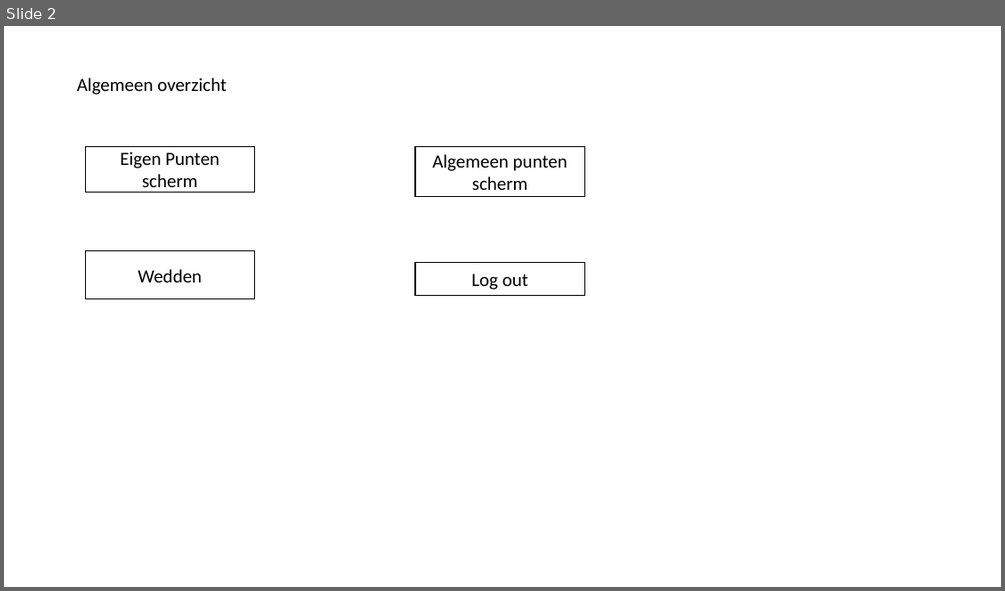
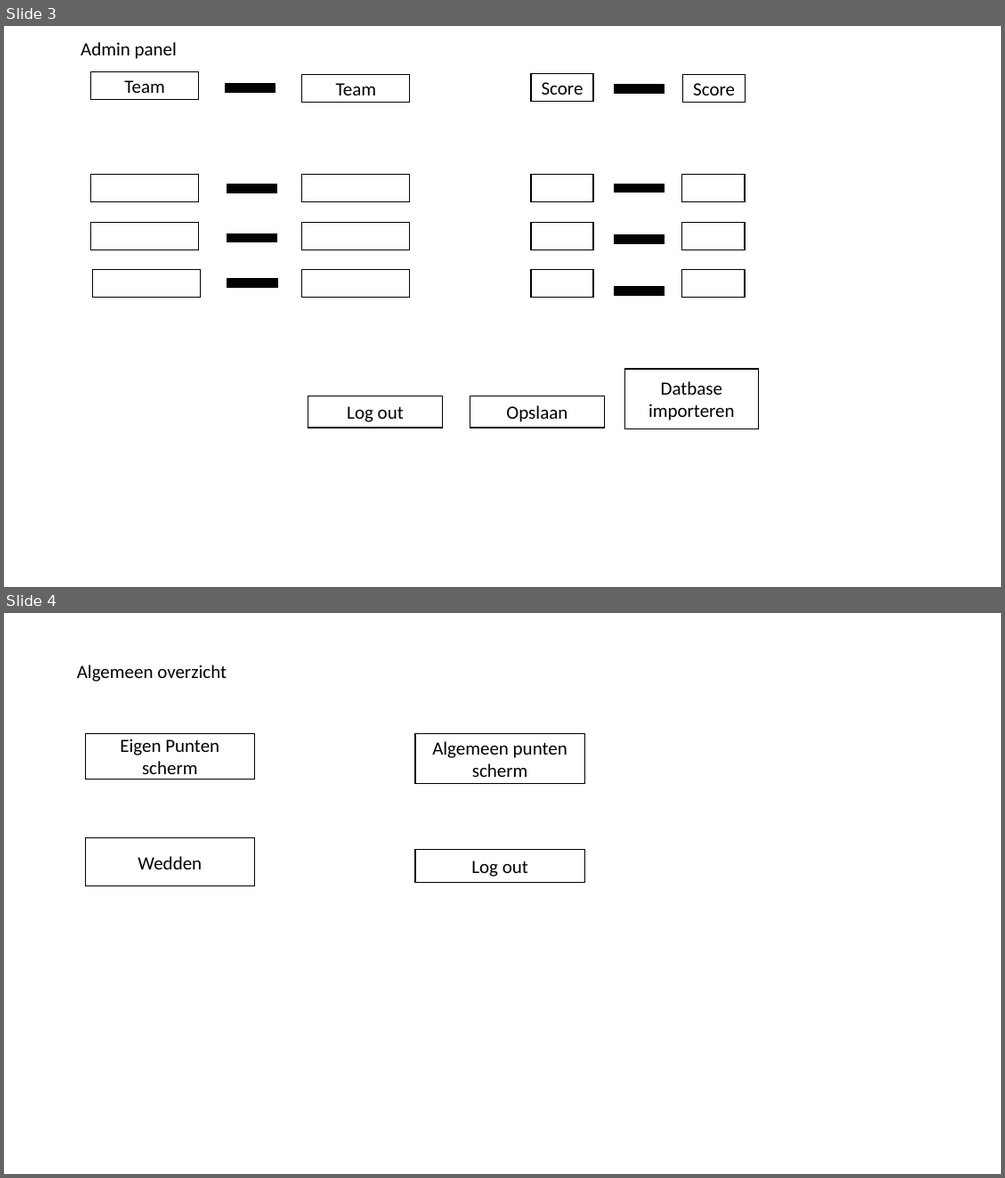
Before and after one commit to Teunimli/Projectzaalvoetbal, a slide deck: Documentatie/Scherm verloop.pptx. Shown one above the other, each under a label of ours: slide 2 before the commit, slides 3 and 4 after it. The pictures are 1005x591 and 1005x1178 pixels, drawn with LibreOffice and Linux fonts; fonts in the diff are those of the drawing. Boxes give left, top, right and bottom in pixels: in the first picture for what was removed or moved away, otherwise in the second. Text is boxed around its words. In the diff, an @@ line names an element or a change of style, - is before the commit and + after.

```diff
--- a/Documentatie/Scherm verloop.pptx
+++ b/Documentatie/Scherm verloop.pptx
@@ slide 3 added at [4, 26, 1001, 587], background #FFFFFF @@
@@ text added at [81, 42, 177, 59], 18 pt, text #000000 @@
+Admin panel
@@ rectangle added at [90, 71, 198, 99], fill #FFFFFF, outline #000000 1 pt, 18 pt, text #000000 @@
+Team
@@ rectangle added at [302, 75, 410, 103], fill #FFFFFF, outline #000000 1 pt, 18 pt, text #000000 @@
+Team
@@ rectangle added at [531, 74, 594, 102], fill #FFFFFF, outline #000000 1 pt, 18 pt, text #000000 @@
+Score
@@ rectangle added at [683, 75, 745, 103], fill #FFFFFF, outline #000000 1 pt, 18 pt, text #000000 @@
+Score
@@ rectangle added at [226, 84, 275, 93], fill #000000, outline #000000 1 pt @@
@@ rectangle added at [615, 85, 664, 94], fill #000000, outline #000000 1 pt @@
@@ rectangle added at [90, 175, 198, 202], fill #FFFFFF, outline #000000 1 pt @@
@@ rectangle added at [226, 184, 277, 192], fill #000000, outline #000000 1 pt @@
@@ rectangle added at [302, 175, 410, 202], fill #FFFFFF, outline #000000 1 pt @@
@@ rectangle added at [531, 175, 594, 202], fill #FFFFFF, outline #000000 1 pt @@
@@ rectangle added at [615, 184, 664, 192], fill #000000, outline #000000 1 pt @@
@@ rectangle added at [682, 175, 745, 202], fill #FFFFFF, outline #000000 1 pt @@
@@ rectangle added at [90, 222, 198, 249], fill #FFFFFF, outline #000000 1 pt @@
@@ rectangle added at [226, 233, 277, 242], fill #000000, outline #000000 1 pt @@
@@ rectangle added at [302, 222, 410, 249], fill #FFFFFF, outline #000000 1 pt @@
@@ rectangle added at [531, 222, 594, 249], fill #FFFFFF, outline #000000 1 pt @@
@@ rectangle added at [615, 235, 664, 244], fill #000000, outline #000000 1 pt @@
@@ rectangle added at [682, 222, 745, 249], fill #FFFFFF, outline #000000 1 pt @@
@@ rectangle added at [92, 270, 200, 297], fill #FFFFFF, outline #000000 1 pt @@
@@ rectangle added at [227, 279, 278, 288], fill #000000, outline #000000 1 pt @@
@@ rectangle added at [302, 270, 410, 297], fill #FFFFFF, outline #000000 1 pt @@
@@ rectangle added at [531, 270, 594, 297], fill #FFFFFF, outline #000000 1 pt @@
@@ rectangle added at [615, 286, 664, 295], fill #000000, outline #000000 1 pt @@
@@ rectangle added at [682, 270, 745, 297], fill #FFFFFF, outline #000000 1 pt @@
@@ action button blank added at [624, 369, 759, 429], fill #FFFFFF, outline #000000 1 pt, 18 pt, text #000000 @@
+Datbase importeren
@@ action button blank added at [308, 395, 442, 426], fill #FFFFFF, outline #000000 1 pt, 18 pt, text #000000 @@
+Log out
@@ action button blank added at [469, 395, 604, 426], fill #FFFFFF, outline #000000 1 pt, 18 pt, text #000000 @@
+Opslaan
@@ what was slide 2 is now slide 4 @@
```
Also in this commit, not shown: 1 slide changed, 2 other slides added.
